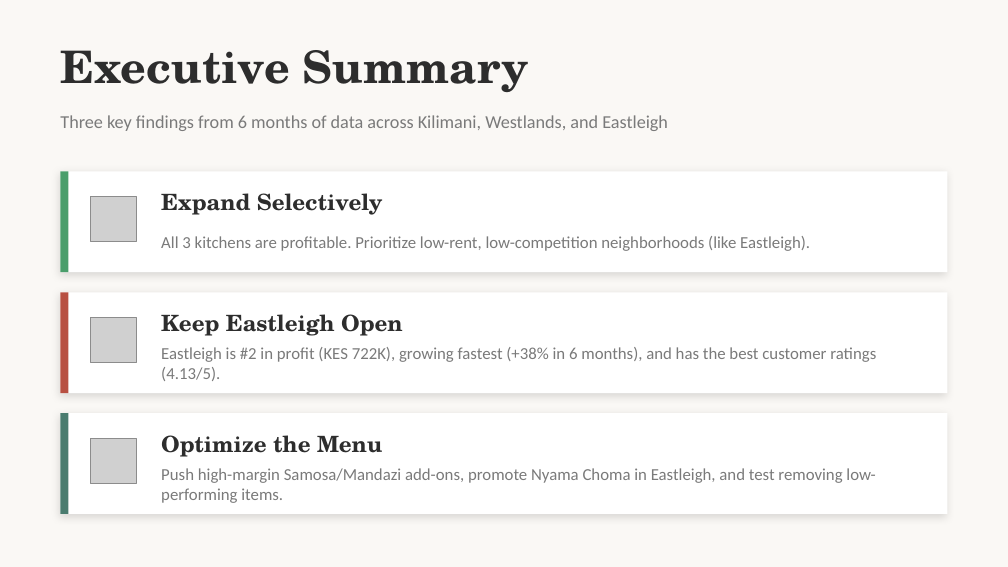
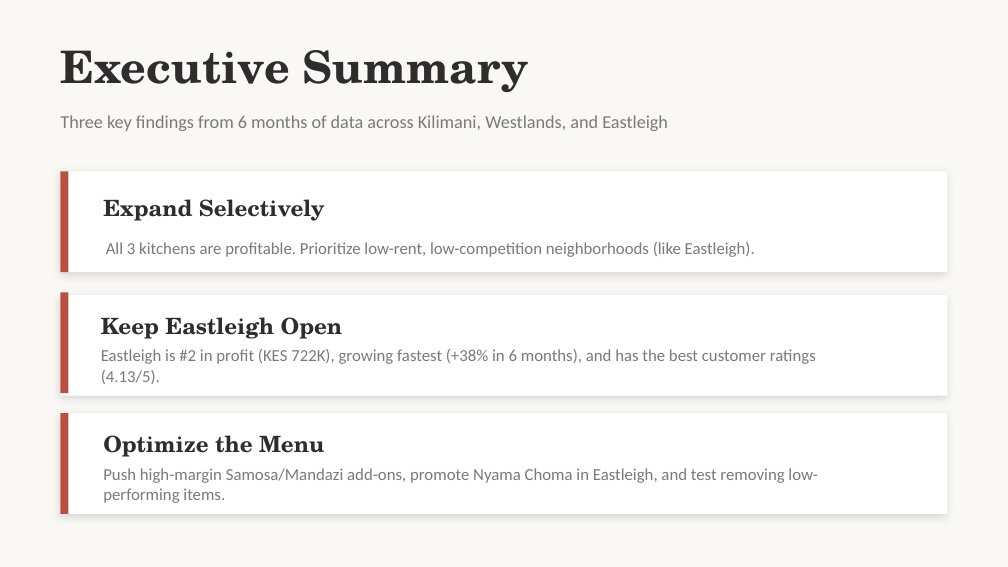
Before and after one commit to Diana-Injelwa/Quickbites-Case-Study, a slide deck: slide 2 of Quickbites Analysis.pptx. Drawn at 1008x567 pixels with LibreOffice and Linux fonts; fonts in the diff are those of the drawing; grey boxes stand for pictures. Boxes give left, top, right and bottom in pixels: in the first picture for what was removed or moved away, otherwise in the second. Text is boxed around its words. In the diff, an @@ line names an element or a change of style, - is before the commit and + after.

```diff
--- a/Quickbites Analysis.pptx
+++ b/Quickbites Analysis.pptx
@@ rectangle at [60, 171, 69, 272]: fill #4A9E6B to #B85042 @@
@@ picture removed at [91, 197, 136, 242] @@
@@ 3 texts: place and size @@
-3 texts at [161, 193, 876, 381]
+3 texts at [101, 199, 816, 384]
@@ text "All 3 kitchens are profitable. ...": place and size @@
-text "All 3 kitchens are profitable. ..." at [161, 236, 810, 251]
+text "All 3 kitchens are profitable. ..." at [106, 242, 755, 257]
@@ picture removed at [91, 318, 136, 363] @@
@@ rectangle at [60, 413, 69, 514]: fill #4A7C6F to #B85042 @@
@@ picture removed at [91, 438, 136, 484] @@
@@ text "Optimize the Menu": place and size @@
-text "Optimize the Menu" at [161, 435, 382, 457]
+text "Optimize the Menu" at [103, 435, 324, 457]
@@ text "Push high-margin Samosa/Mandazi add-ons, promote ...": place and size @@
-text "Push high-margin Samosa/Mandazi add-ons, promote ..." at [161, 468, 875, 503]
+text "Push high-margin Samosa/Mandazi add-ons, promote ..." at [103, 468, 817, 503]
```
Also in this commit, not shown: 7 other slides changed, 1 slide removed, 1 other file.
